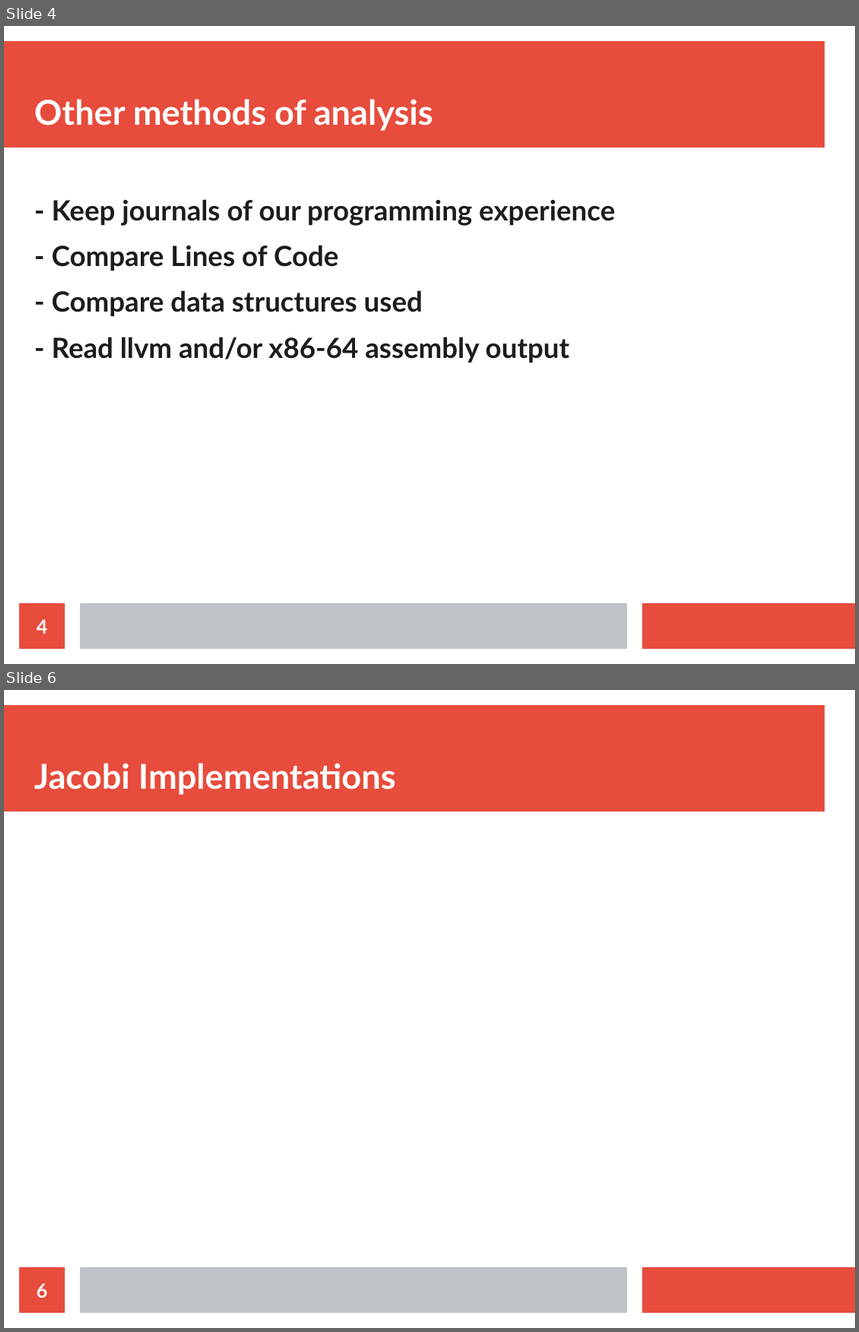
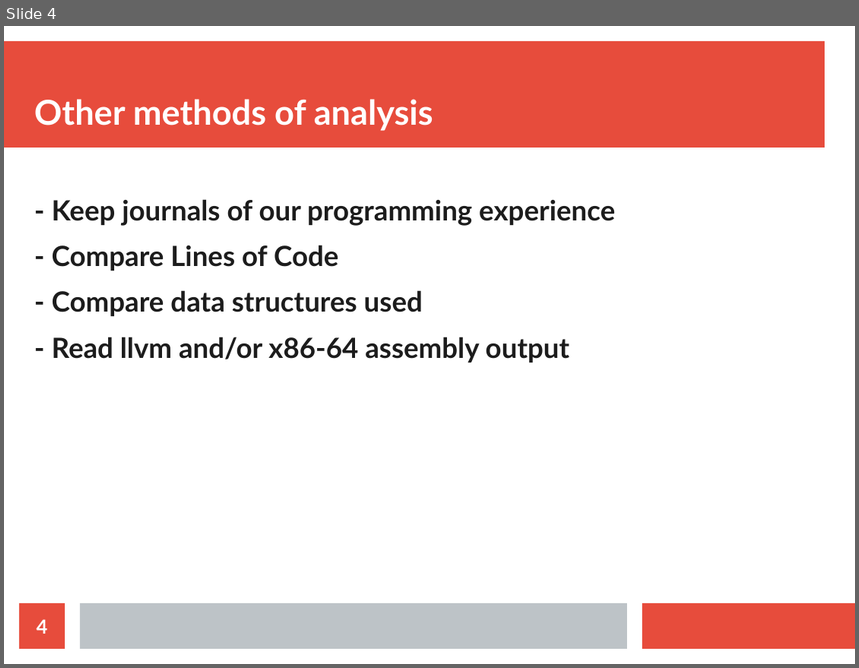
Before and after one commit to elarkham/Evaluating-Rust, a slide deck: doc/presentation.odp. Shown one above the other, each under a label of ours: slides 4 and 6 before the commit, slide 4 after it; the slides between them are not shown. The pictures are 859x1332 and 859x668 pixels, drawn with LibreOffice and Linux fonts; fonts in the diff are those of the drawing. Boxes give left, top, right and bottom in pixels: in the first picture for what was removed or moved away, otherwise in the second. Text is boxed around its words. In the diff, an @@ line names an element or a change of style, - is before the commit and + after.

```diff
--- a/doc/presentation.odp
+++ b/doc/presentation.odp
@@ slide 6 removed at [4, 690, 855, 1328], background #FFFFFF; not listed: 3 template elements that a slide beside it also shows @@
@@ title removed at [34, 763, 396, 795] @@
-Jacobi Implementations
@@ page number removed at [19, 1268, 65, 1313] @@
-6
```
Also in this commit, not shown: 1 slide changed, 3 slides added.
